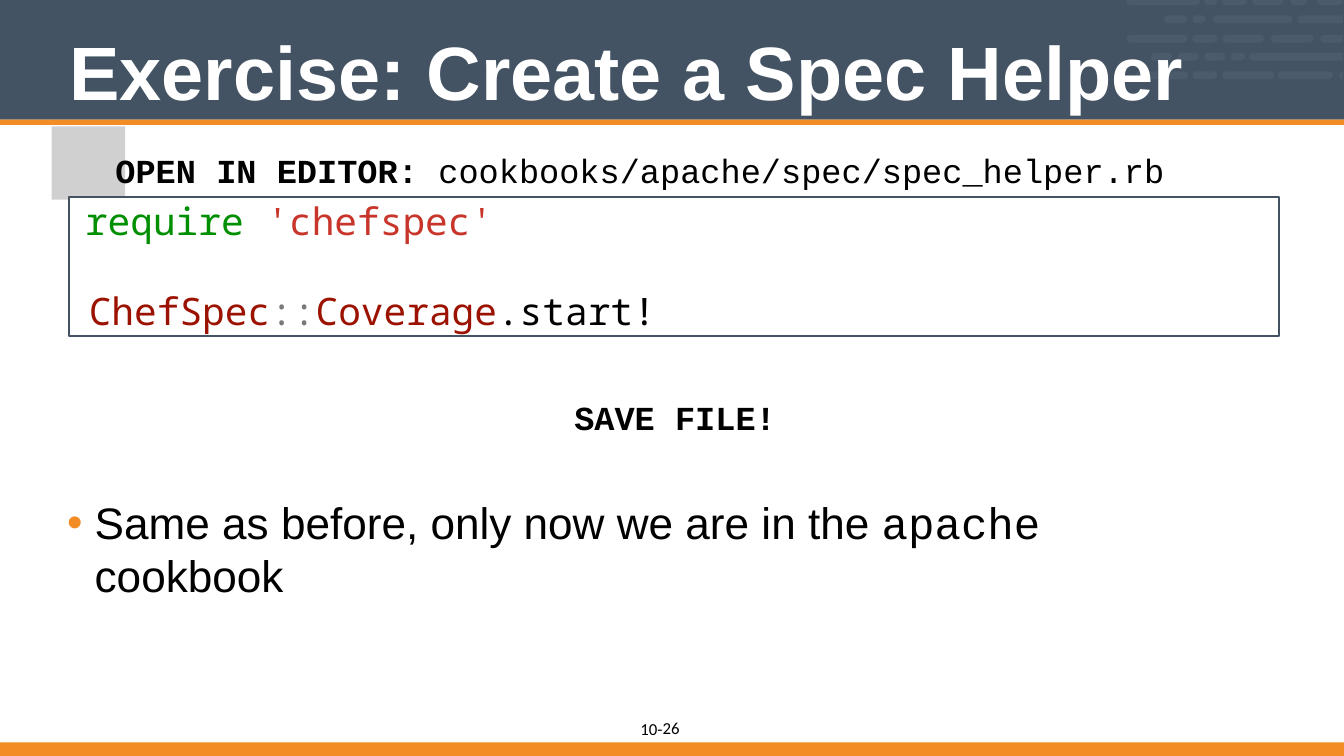
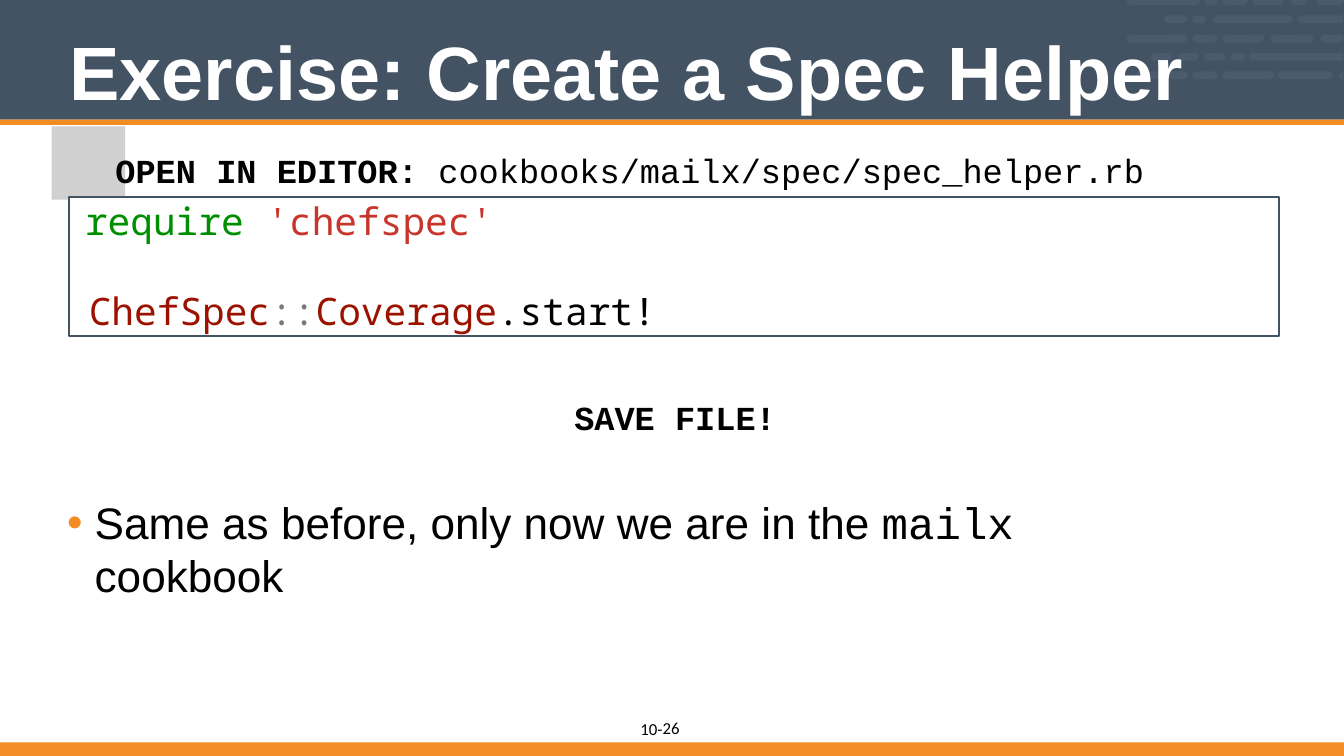
Before and after one commit to vinyar/chef-intermediate, a slide deck: slide 26 of 10-introduction_to_chefspec.pptx. Drawn at 1344x756 pixels with LibreOffice and Linux fonts; fonts in the diff are those of the drawing; grey boxes stand for pictures. Boxes give left, top, right and bottom in pixels: in the first picture for what was removed or moved away, otherwise in the second. Text is boxed around its words. In the diff, an @@ line names an element or a change of style, - is before the commit and + after.

Commit message:
Revert "Changed chefspec section to use apache as an example instead of mailx."

```diff
--- a/10-introduction_to_chefspec.pptx
+++ b/10-introduction_to_chefspec.pptx
@@ text at (x1=115, y1=159, x2=1144, y2=193): text changed @@
-OPEN IN EDITOR: cookbooks/apache/spec/spec_helper.rb
+OPEN IN EDITOR: cookbooks/mailx/spec/spec_helper.rb
@@ text at (x1=95, y1=507, x2=1014, y2=593): text changed @@
-• Same as before, only now we are in the apache cookbook
+• Same as before, only now we are in the mailx cookbook
```
Also in this commit, not shown: 8 other slides changed.
